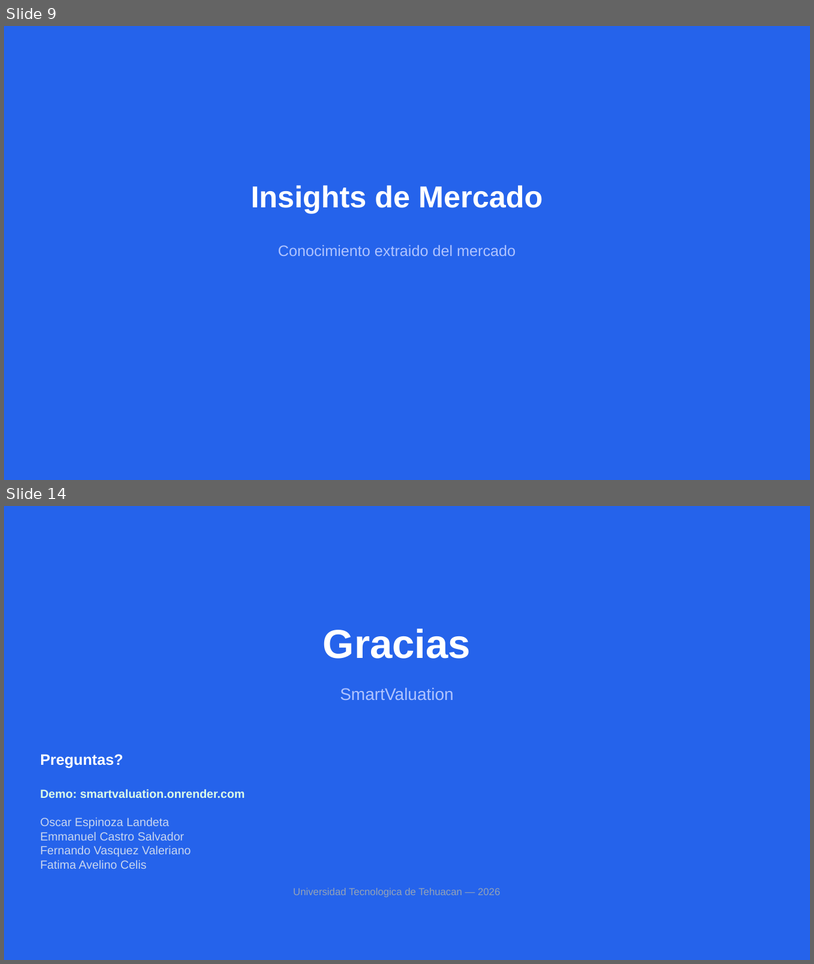
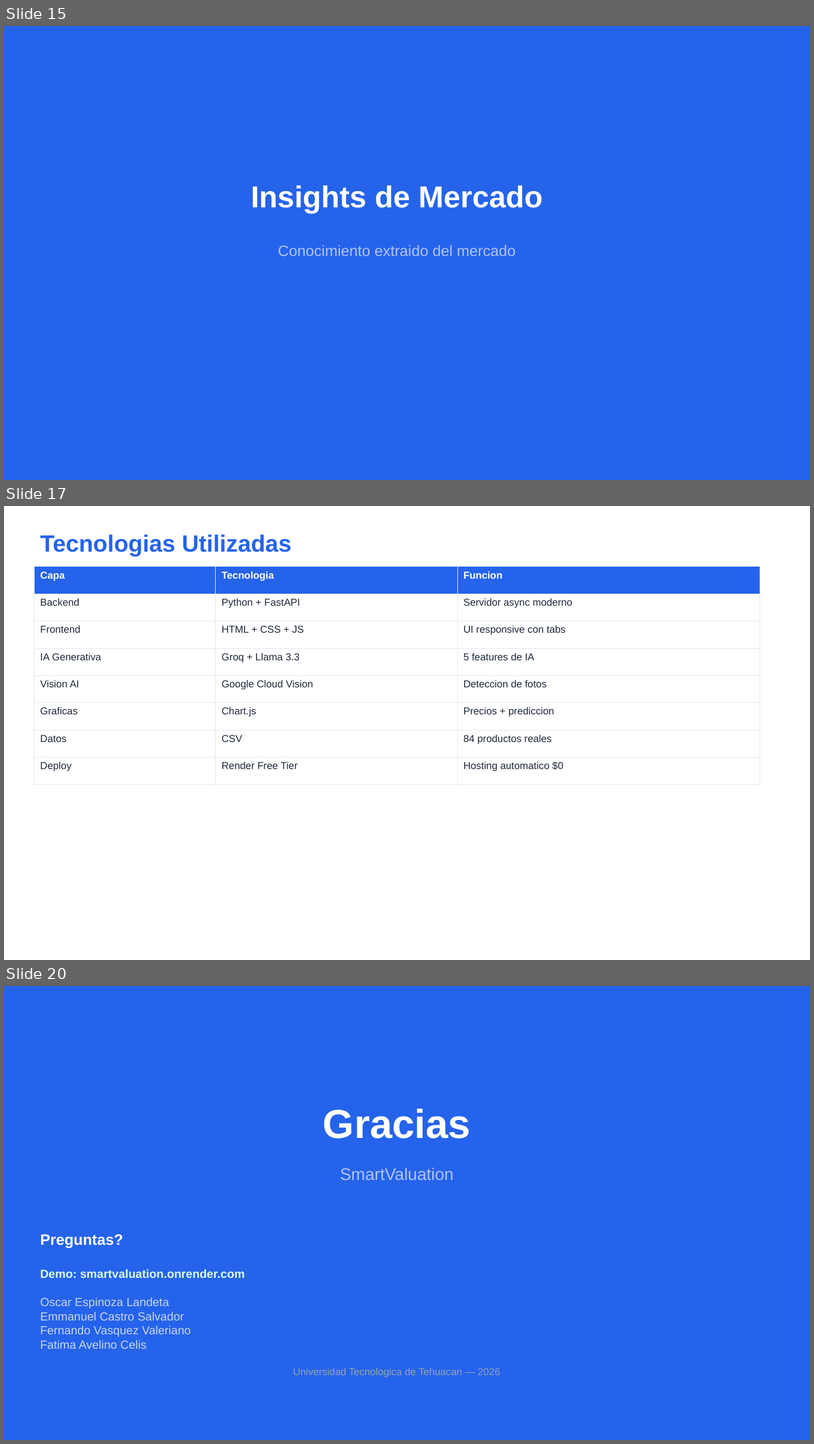
Before and after one commit to OscarEL1/smartvaluation, a slide deck: presentacion/SmartValuation_Presentacion.pptx. Shown one above the other, each under a label of ours: slides 9 and 14 before the commit, slides 15, 17 and 20 after it; the slides between them are not shown. The pictures are 814x964 and 814x1444 pixels, drawn with LibreOffice and Linux fonts; fonts in the diff are those of the drawing. Boxes give left, top, right and bottom in pixels: in the first picture for what was removed or moved away, otherwise in the second. Text is boxed around its words. In the diff, an @@ line names an element or a change of style, - is before the commit and + after.

Commit message:
docs: actualizar contexto, presentacion HTML/PDF/PPTX con todas las features nuevas

```diff
--- a/presentacion/SmartValuation_Presentacion.pptx
+++ b/presentacion/SmartValuation_Presentacion.pptx
@@ slide 17 added at (4, 506, 810, 960), background #FFFFFF @@
@@ text added at (40, 534, 292, 556), 28 pt, text #2563EB, bold @@
+Tecnologias Utilizadas
@@ table added at (34, 567, 760, 774), 8 rows, 3 columns @@
+Capa | Tecnologia | Funcion
+Backend | Python + FastAPI | Servidor async moderno
+Frontend | HTML + CSS + JS | UI responsive con tabs
+IA Generativa | Groq + Llama 3.3 | 5 features de IA
+Vision AI | Google Cloud Vision | Deteccion de fotos
+Graficas | Chart.js | Precios + prediccion
+Datos | CSV | 84 productos reales
+Deploy | Render Free Tier | Hosting automatico $0
@@ what was slide 9 is now slide 15 @@
@@ what was slide 14 is now slide 20 @@
```
Also in this commit, not shown: 6 slides changed, 7 other slides added, 2 slides removed, 5 other files.
